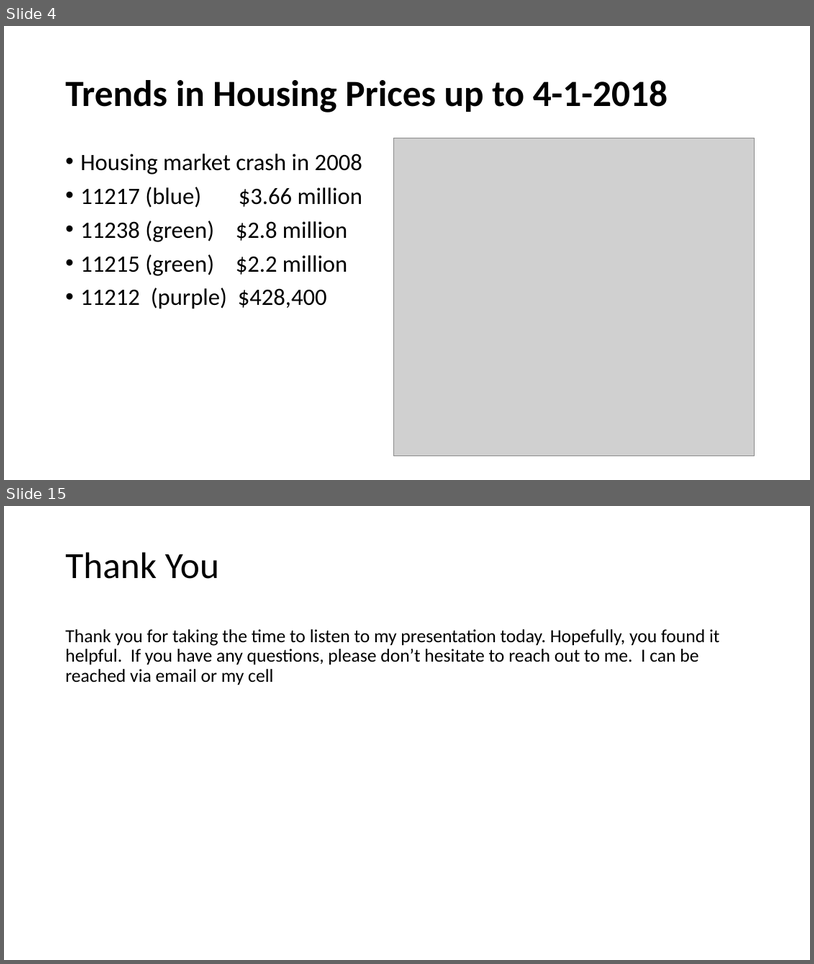
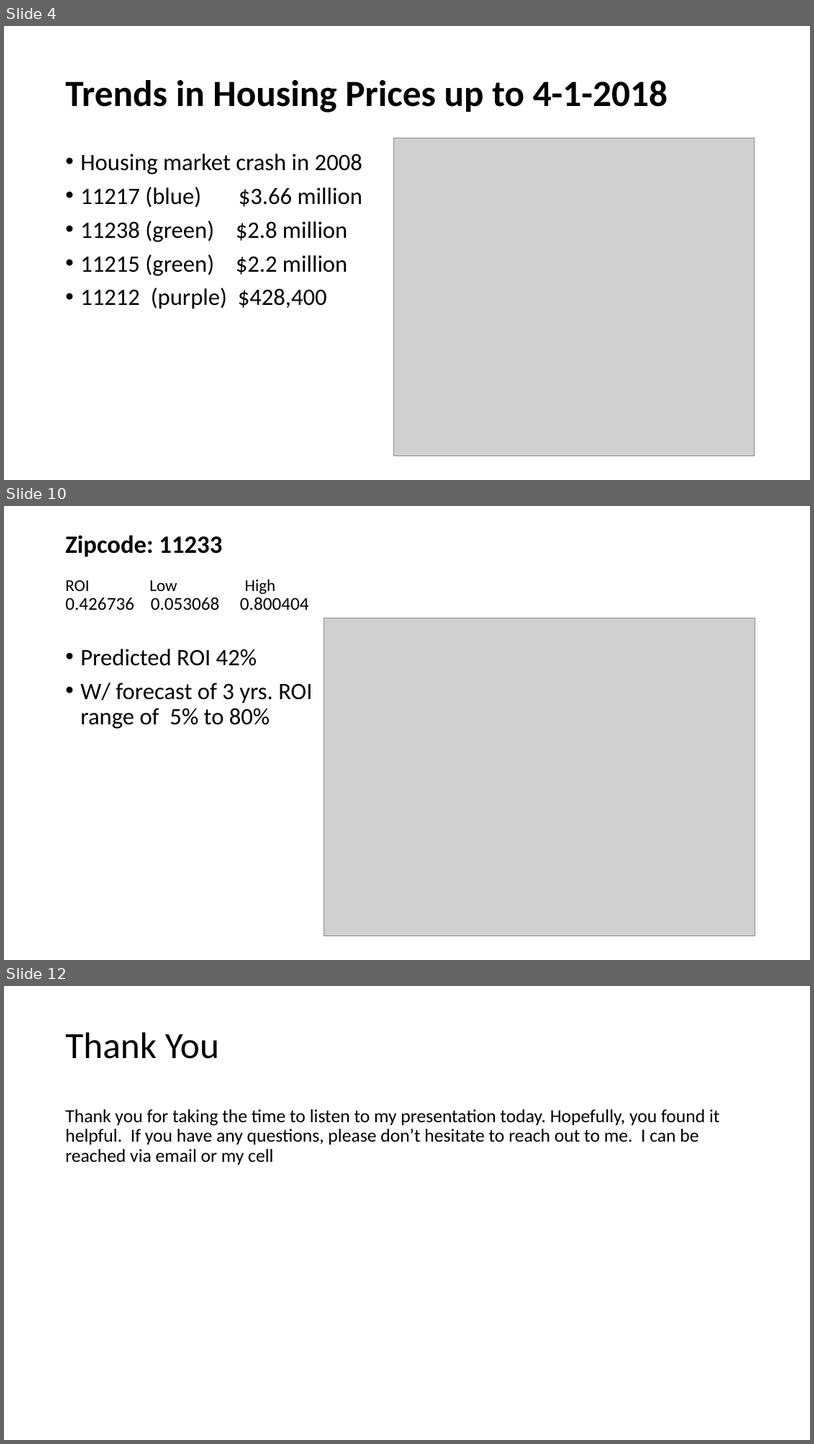
Before and after one commit to davidrtorres/Model-4-Brooklyn-Real-Estate-Investment, a slide deck: zillow_ts.pptx. Shown one above the other, each under a label of ours: slides 4 and 15 before the commit, slides 4, 10 and 12 after it; the slides between them are not shown. The pictures are 814x964 and 814x1444 pixels, drawn with LibreOffice and Linux fonts; fonts in the diff are those of the drawing; grey boxes stand for pictures. Boxes give left, top, right and bottom in pixels: in the first picture for what was removed or moved away, otherwise in the second. Text is boxed around its words. In the diff, an @@ line names an element or a change of style, - is before the commit and + after.

```diff
--- a/zillow_ts.pptx
+++ b/zillow_ts.pptx
@@ slide 10 added at (4, 506, 810, 960), background #FFFFFF @@
@@ title added at (65, 535, 309, 610), 21.6 pt, text #000000 @@
+Zipcode: 11233
+ROI Low High
+0.426736 0.053068 0.800404
@@ picture added at (324, 618, 756, 936) @@
@@ text added at (80, 649, 312, 728), 28 pt, text #000000 @@
+• Predicted ROI 42%
+• W/ forecast of 3 yrs. ROI range of 5% to 80%
@@ what was slide 15 is now slide 12 @@
```
Also in this commit, not shown: 3 slides changed, 3 other slides added, 7 slides removed, 2 other files.
